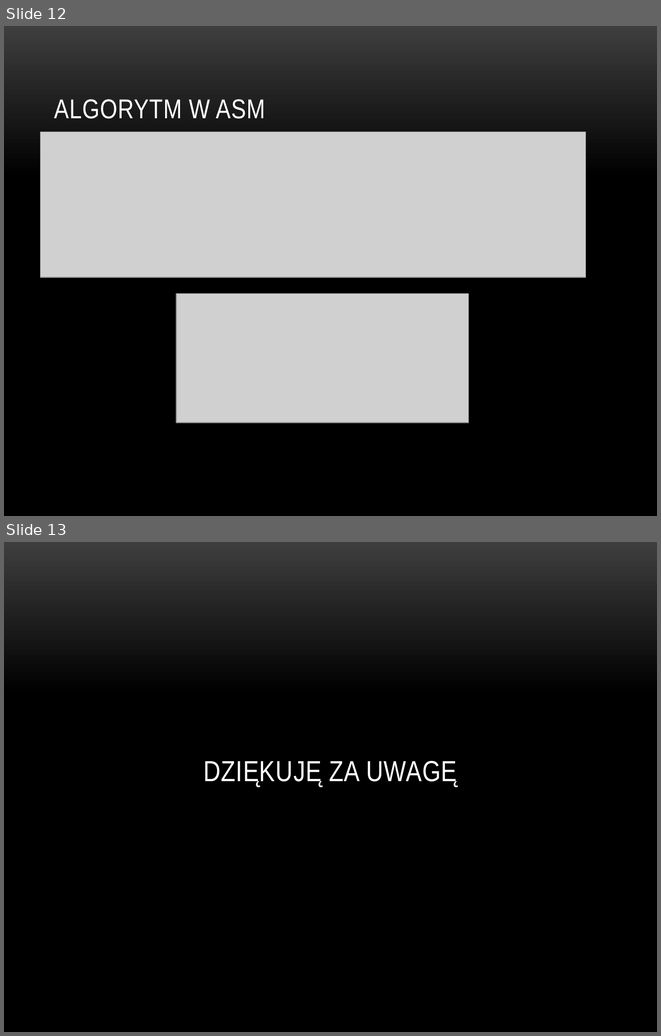
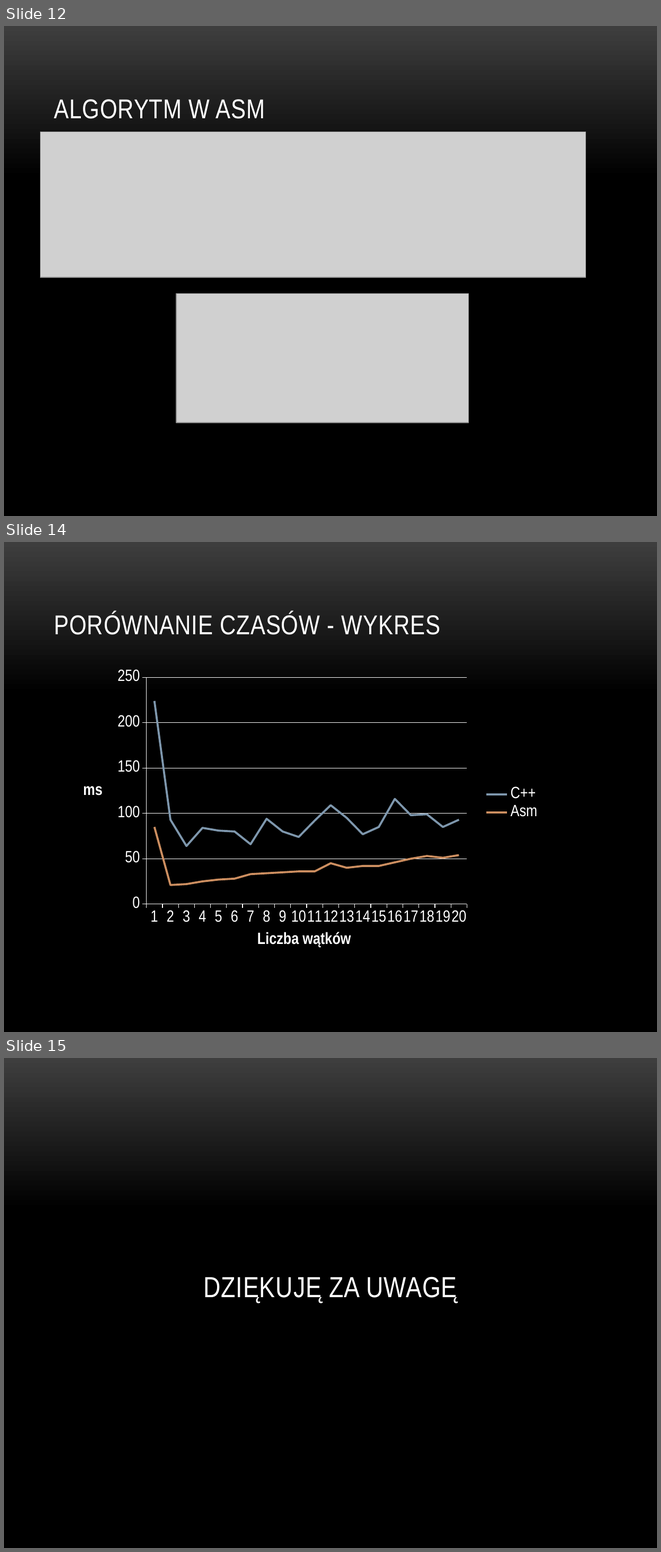
Before and after one commit to BartekBac/home, a slide deck: Algorytm solaryzacji obrazu.pptx. Shown one above the other, each under a label of ours: slides 12 and 13 before the commit, slides 12, 14 and 15 after it; the slides between them are not shown. The pictures are 661x1036 and 661x1552 pixels, drawn with LibreOffice and Linux fonts; fonts in the diff are those of the drawing; grey boxes stand for pictures; background and template pictures are left out. Boxes give left, top, right and bottom in pixels: in the first picture for what was removed or moved away, otherwise in the second. Text is boxed around its words. In the diff, an @@ line names an element or a change of style, - is before the commit and + after.

```diff
--- a/Algorytm solaryzacji obrazu.pptx
+++ b/Algorytm solaryzacji obrazu.pptx
@@ slide 14 added at (x1=4, y1=542, x2=657, y2=1032), background picture (left out) @@
@@ title added at (x1=54, y1=612, x2=440, y2=635), 30 pt, text #FFFFFF @@
+PORÓWNANIE CZASÓW - WYKRES
@@ line chart added at (x1=71, y1=644, x2=548, y2=962) @@
+categories: 1, 2, 3, 4, 5, 6, 7, 8, 9, 10, 11, 12, 13, 14, 15, 16, 17, 18, 19, 20
+C++: 224, 93, 64, 84, 81, 80, 66, 94, 80, 74, 92, 109, 95, 77, 85, 116, 98, 99, 85, 93
+Asm: 85, 21, 22, 25, 27, 28, 33, 34, 35, 36, 36, 45, 40, 42, 42, 46, 50, 53, 51, 54
@@ what was slide 13 is now slide 15 @@
```
Also in this commit, not shown: 1 other slide added, 1 other file.
